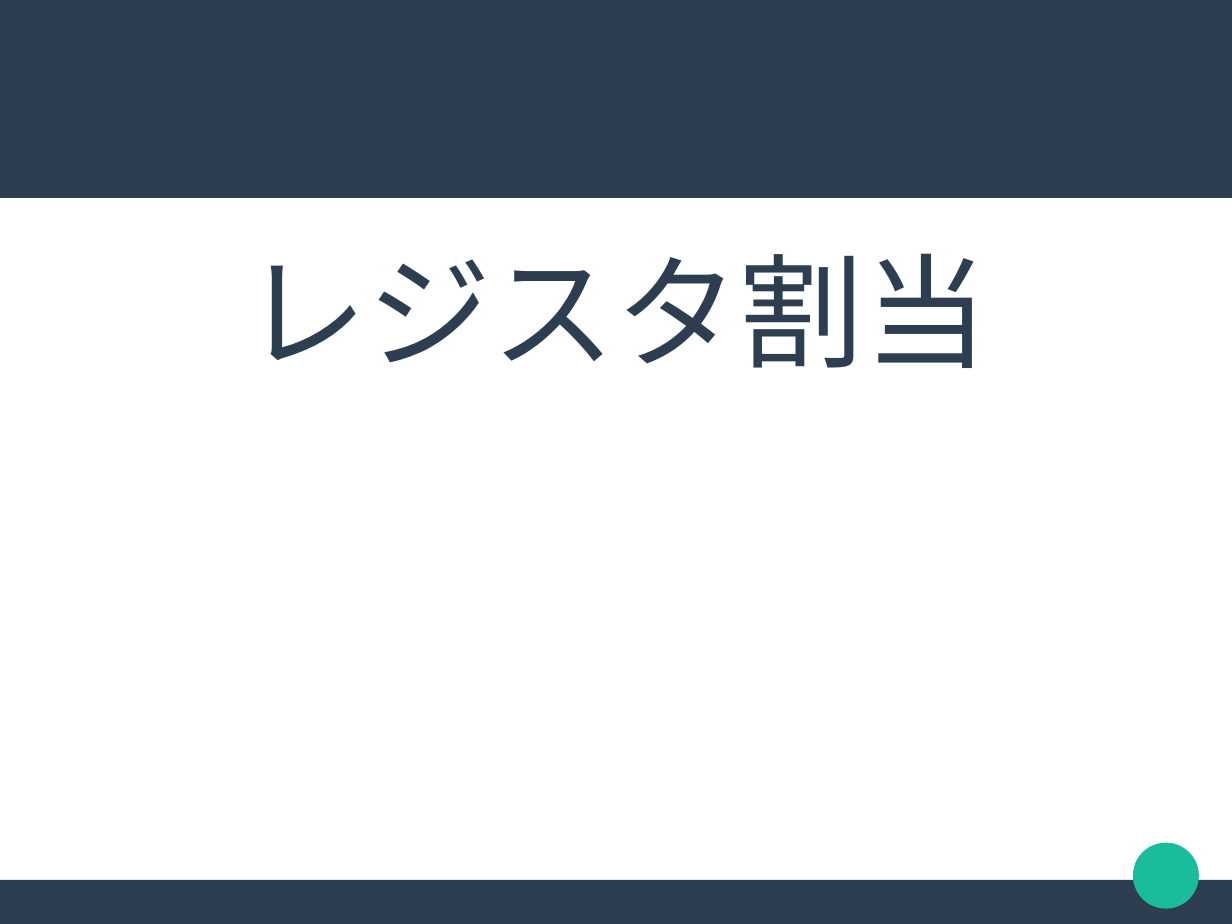
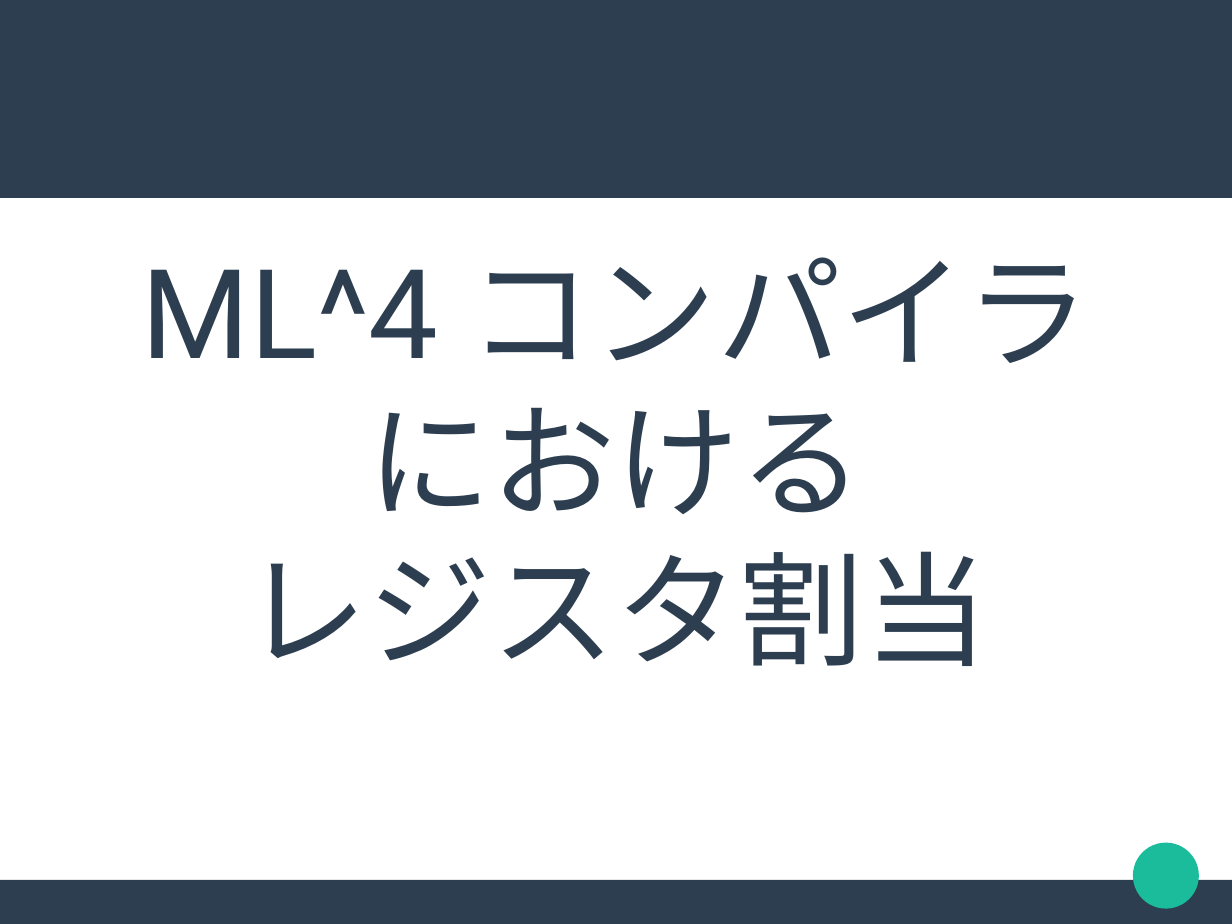
Before and after one commit to akawashiro/hml, a slide deck: slide 1 of hml.odp (slide 3 before the commit). Drawn at 1232x924 pixels with LibreOffice and Linux fonts; fonts in the diff are those of the drawing. Boxes give left, top, right and bottom in pixels: in the first picture for what was removed or moved away, otherwise in the second. Text is boxed around its words. In the diff, an @@ line names an element or a change of style, - is before the commit and + after.

```diff
--- a/hml.odp
+++ b/hml.odp
@@ subtitle "ML^4コンパイラ": place and size @@
-subtitle "ML^4コンパイラ" at <box>243,253,988,368</box>
+subtitle "ML^4コンパイラ" at <box>142,269,988,666</box>
@@ subtitle at <box>142,269,864,514</box>: paragraphs added @@
+ML^4コンパイラ
+における
```
Also in this commit, not shown: 4 other slides changed, 1 slide added.
